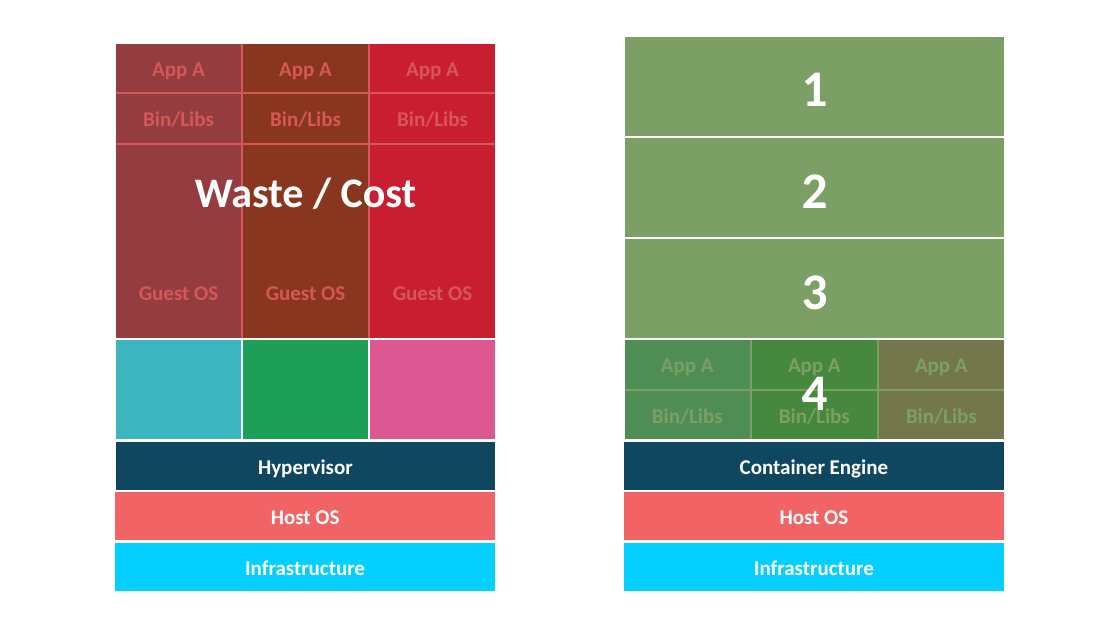
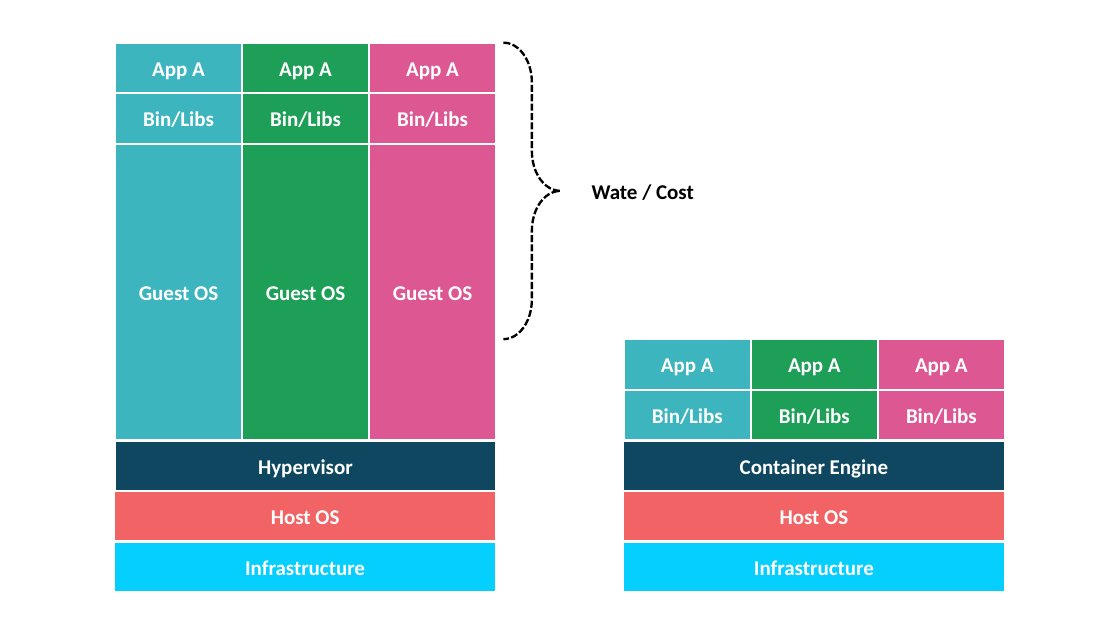
Before and after one commit to rogeralsing/Presentations, a slide deck: slide 28 of Docker/docker.pptx (slide 27 before the commit). Drawn at 1120x630 pixels with LibreOffice and Linux fonts; fonts in the diff are those of the drawing. Boxes give left, top, right and bottom in pixels: in the first picture for what was removed or moved away, otherwise in the second. Text is boxed around its words. In the diff, an @@ line names an element or a change of style, - is before the commit and + after.

```diff
--- a/Docker/docker.pptx
+++ b/Docker/docker.pptx
@@ rectangle removed at bbox=[115, 43, 497, 339] @@
-Waste / Cost
@@ right brace added at bbox=[503, 43, 560, 339], outline #000000 2 pt dashed @@
@@ group removed at bbox=[624, 36, 1005, 440]: 4 rectangles @@
-4
-3
-2
-1
@@ text added at bbox=[592, 185, 694, 199], 18 pt, text #000000, bold @@
+Wate / Cost
@@ text in rounded rectangle at bbox=[661, 358, 714, 376]: text added @@
+App A
@@ text in rounded rectangle at bbox=[915, 358, 968, 376]: text added @@
+App A
@@ text in rounded rectangle at bbox=[652, 408, 723, 424]: text added @@
+Bin/Libs
@@ text in rounded rectangle at bbox=[906, 408, 977, 424]: text added @@
+Bin/Libs
```
Also in this commit, not shown: 3 other slides changed, 4 slides added.
